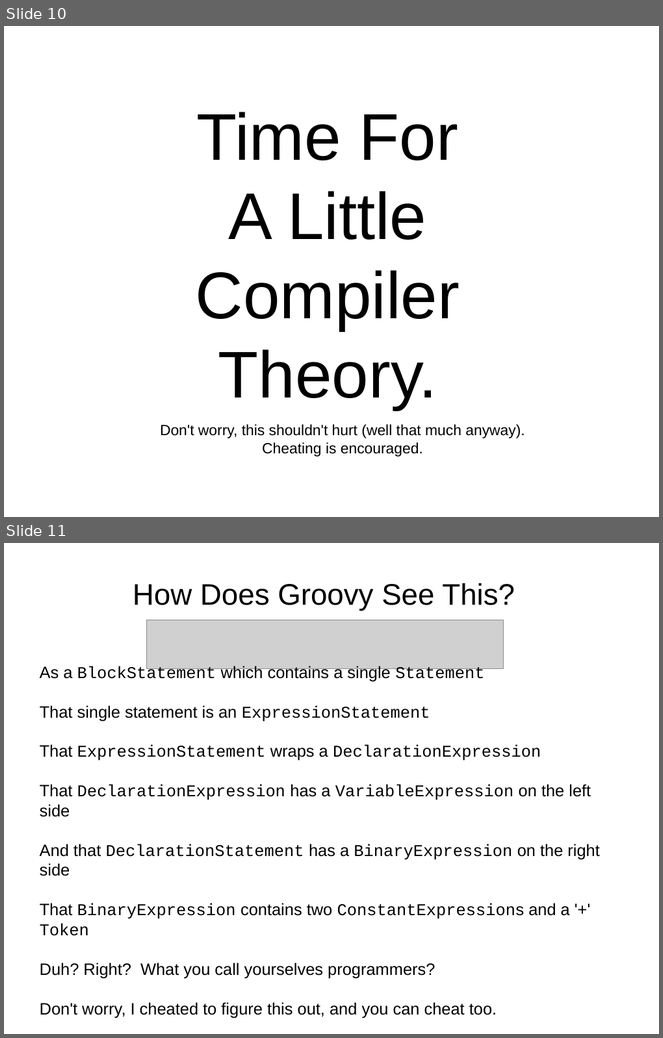
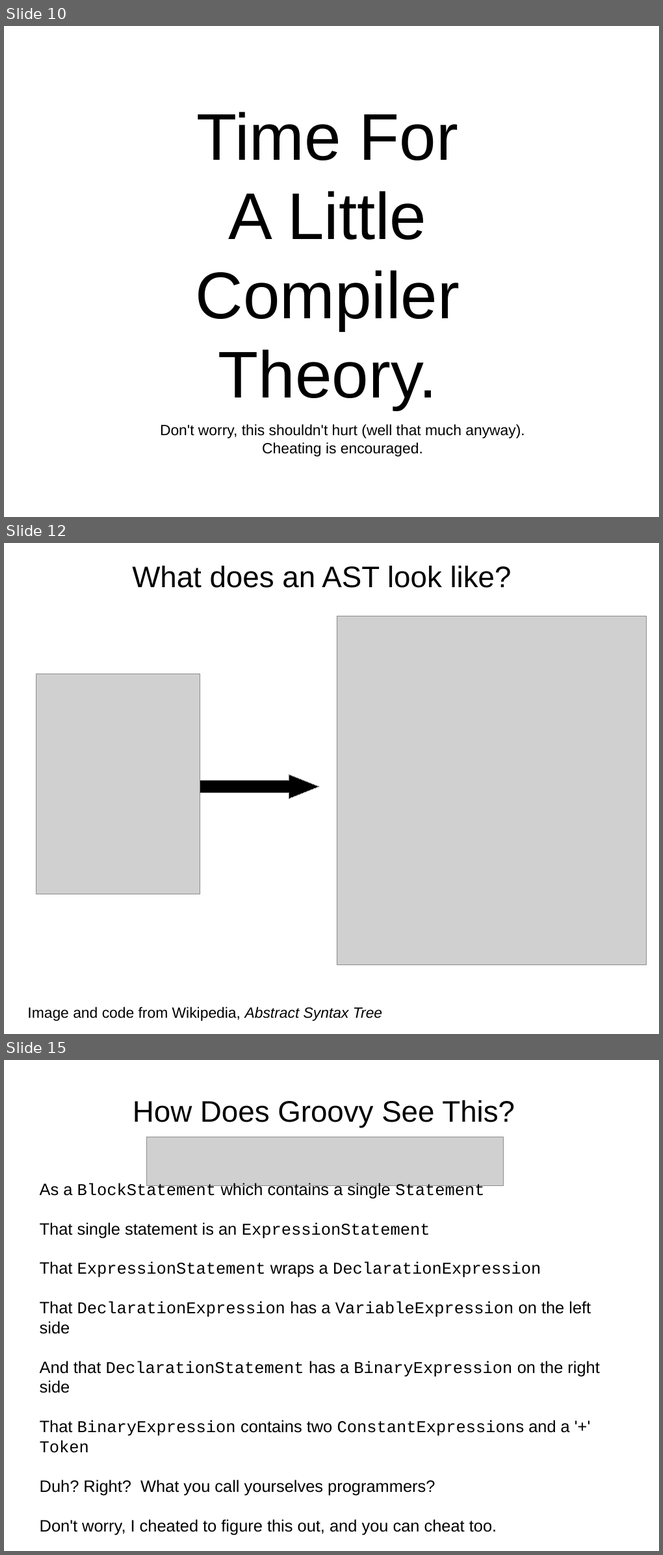
Before and after one commit to dwclark/AstTransformations, a slide deck: ast.odp. Shown one above the other, each under a label of ours: slides 10 and 11 before the commit, slides 10, 12 and 15 after it; the slides between them are not shown. The pictures are 663x1038 and 663x1555 pixels, drawn with LibreOffice and Linux fonts; fonts in the diff are those of the drawing; grey boxes stand for pictures. Boxes give left, top, right and bottom in pixels: in the first picture for what was removed or moved away, otherwise in the second. Text is boxed around its words. In the diff, an @@ line names an element or a change of style, - is before the commit and + after.

```diff
--- a/ast.odp
+++ b/ast.odp
@@ slide 12 added at (4,543,659,1034), background #FFFFFF @@
@@ text added at (132,566,512,588), 36 pt, text #000000 @@
+What does an AST look like?
@@ picture added at (337,616,647,965) @@
@@ picture added at (36,674,200,895) @@
@@ right arrow added at (200,775,319,798), fill #000000, outline #808080 0 pt @@
@@ text added at (27,1007,382,1021), 18 pt, text #000000 @@
+Image and code from Wikipedia, Abstract Syntax Tree
@@ what was slide 11 is now slide 15 @@
```
Also in this commit, not shown: 1 slide changed, 3 other slides added.
